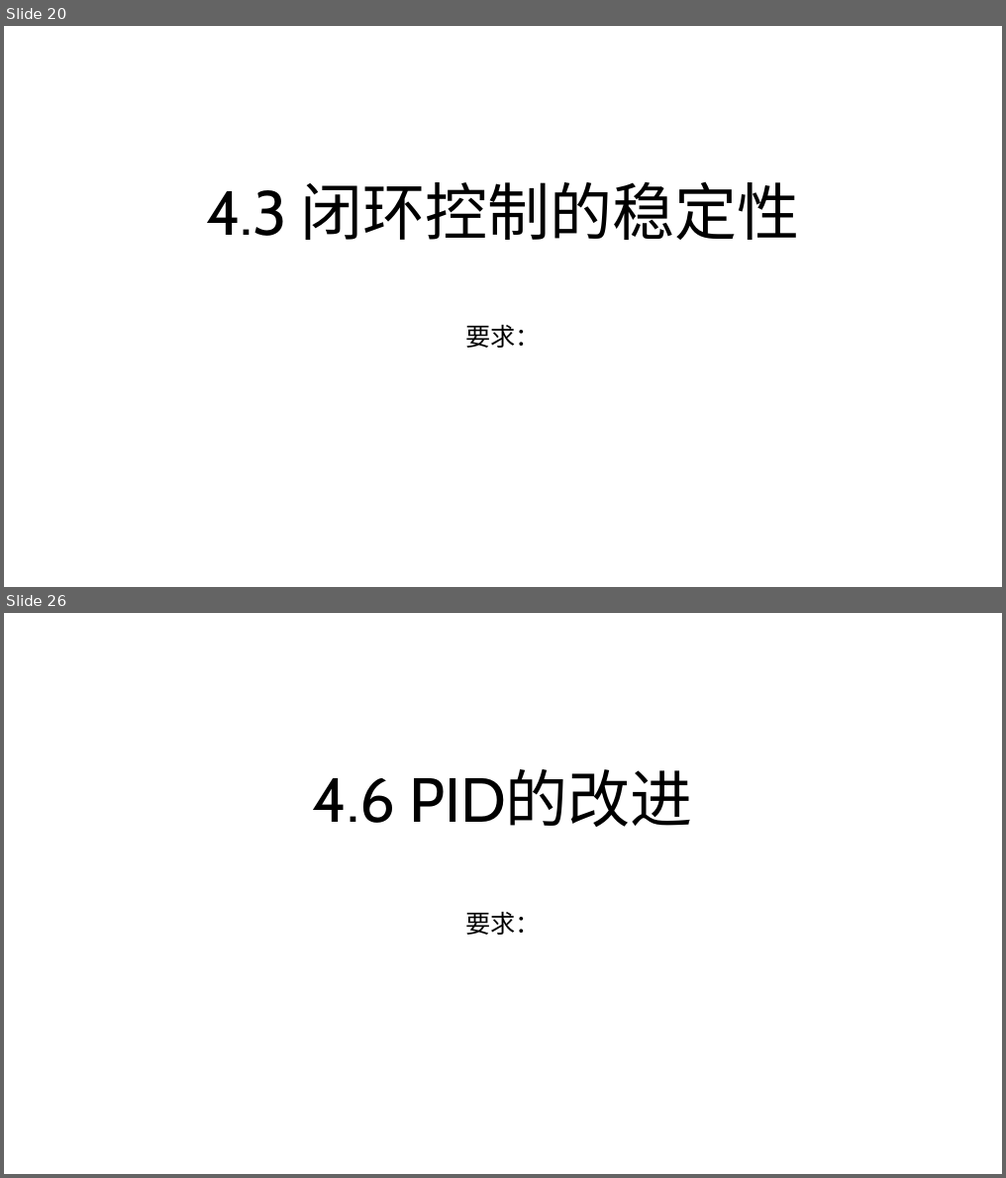
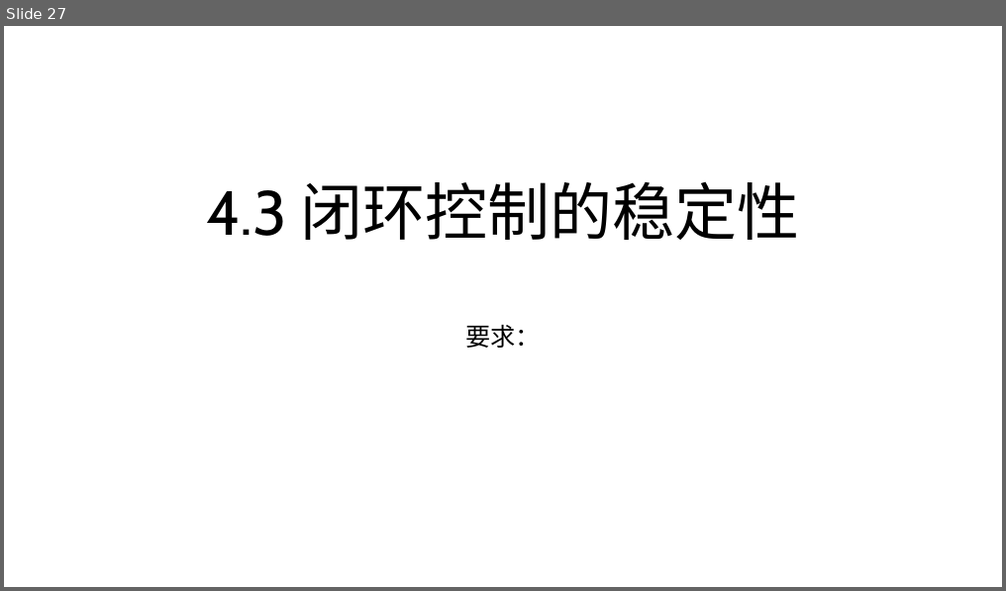
Before and after one commit to JLU-Robomaster-Embedded/embedded_tutorial, a slide deck: 4_控制器设计.pptx. Shown one above the other, each under a label of ours: slides 20 and 26 before the commit, slide 27 after it; the slides between them are not shown. The pictures are 1006x1178 and 1006x591 pixels, drawn with LibreOffice and Linux fonts; fonts in the diff are those of the drawing. Boxes give left, top, right and bottom in pixels: in the first picture for what was removed or moved away, otherwise in the second. Text is boxed around its words. In the diff, an @@ line names an element or a change of style, - is before the commit and + after.

```diff
--- a/4_控制器设计.pptx
+++ b/4_控制器设计.pptx
@@ slide 26 removed at [4,613,1002,1174], background #FFFFFF @@
@@ title removed at [313,769,693,827] @@
-4.6 PID的改进
@@ subtitle removed at [465,912,541,935] @@
-要求：
@@ what was slide 20 is now slide 27 @@
```
Also in this commit, not shown: 9 slides changed, 19 slides added, 5 other slides removed.
